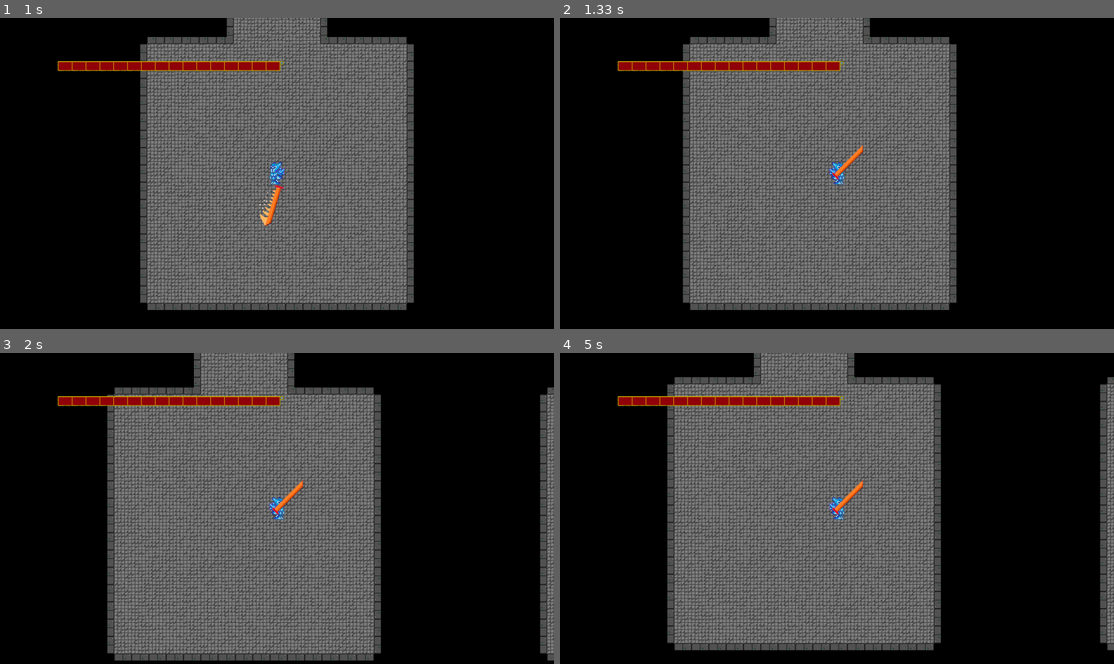
Above: before the commit, frames 1-4 (two rows, left to right).
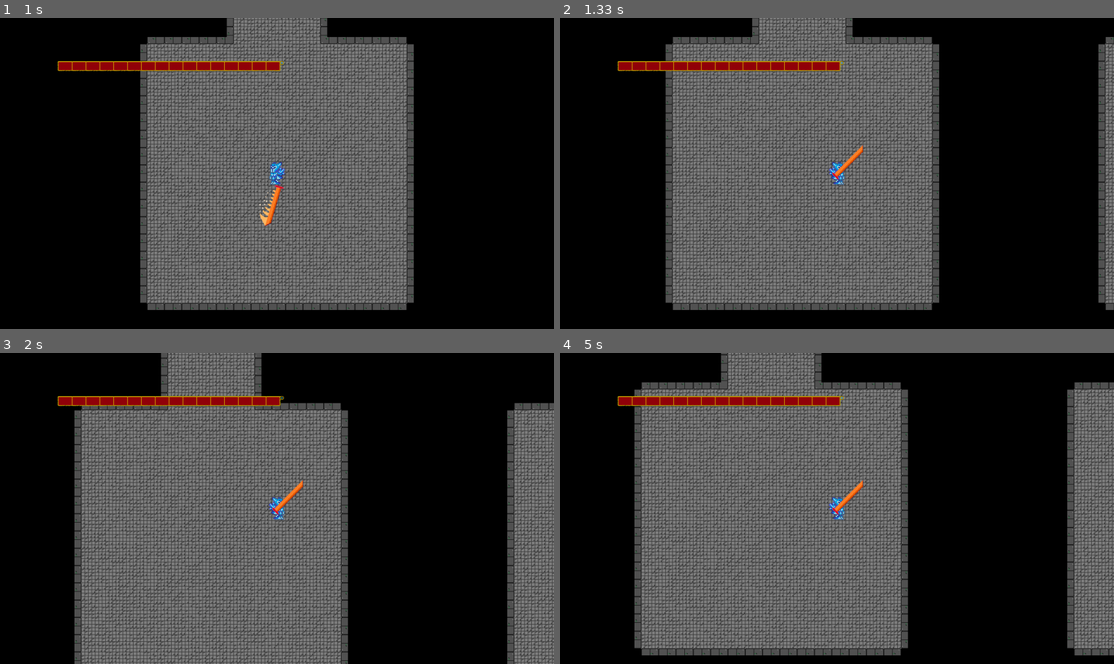
Above: after the commit, the same moments.

Repository: MayorThunder/pygame
Game: pygame game, started from PygameProject.py
The game is run twice, just before and just after one commit, with the same random seed, the same clock (stepped at 60 frames per second) and the same inputs.
Inputs (mouse positions are in pixels of both pictures, inside the frame that each line leads up to):
- Up to frame 1 (1 s): click (277, 139) at 0.38 s; click (254, 189) at 0.72 s
- Up to frame 2 (1.33 s): hold D from 1 s (still down); move the mouse to (1014, 164) at 1.03 s
- Up to frame 3 (2 s): release D at 1.47 s; hold W 1.5-1.8 s; hold D from 1.83 s (still down)
- Up to frame 4 (5 s): release D at 2.3 s; hold A 2.33-2.87 s; hold S 2.9-3.2 s; hold A 3.23-3.63 s; hold W 3.67-4.03 s; hold D 4.07-4.7 s; hold S from 4.73 s (still down)

Frame 1 is identical in both runs. In frame 2, 13% of the frame differs, in the area x 19-100%, y 0-94%; in frame 3, 42%, in the area x 13-100%, y 0-100%; in frame 4, 41%.

Commit message:
Добавлено: спрайт лечащего сердца, переход между уровнями а также второй уровень и несколько изменен первый

Diff:
--- a/PygameProject.py
+++ b/PygameProject.py
@@ -37,7 +37,7 @@
                "corridor_height": sizes["corridor"][1] // sizes["floor"][1],
                "corridor_width": sizes["corridor"][0] // sizes["floor"][1]}
 button_inf = {"w": 565, "h": 78, "x": 676, "y": [384, 535]}
-classes = {"warrior": {"speed": 180, "hp": 800, "protection": 0.5},
+classes = {"warrior": {"speed": 360, "hp": 800, "protection": 0.5},
            "mage": {"speed": 240, "hp": 600, "protection": 0.5},
            "ranger": {"speed": 300, "hp": 450, "protection": 0.5}}
 
@@ -85,13 +85,19 @@
 
 levels_size = {
     1: (7 * sizes["stand_room"][0] + 6 * sizes["corridor"][0] + spawn_const,
+        7 * sizes["stand_room"][1] + 6 * sizes["corridor"][0] + spawn_const),
+    2: (7 * sizes["stand_room"][0] + 6 * sizes["corridor"][0] + spawn_const,
         7 * sizes["stand_room"][1] + 6 * sizes["corridor"][0] + spawn_const)}
 
-levels = {1: {"size": (7, 7), "iters": [[2], [2, 2], [3, 4]]}}
+levels = {1: {"size": (7, 7), "iters": [[2], [2, 2], [3, 4]]}, 2: {"size": (7, 7), "iters": [[2, 2], [2, 3], [2, 3, 4]]}}
 
 enemiy_spawn = {1: {"close_combat":
                         {"standart":
-                             {"base_enemy": (3, 4)}}}}
+                             {"base_enemy": {2: (2, 3), 3: (3, 4)}}}},
+                2: {"close_combat":
+                        {"standart":
+                             {"base_enemy": {2: (3, 4), 3: (2, 3), 4: (5, 7)}}}}
+                }
 
 doors = {(0, -1): "hu", (-1, 0): "vl", (1, 0): "vr", (0, 1): "hd"}
 
@@ -187,7 +193,7 @@
         if not self.was and self.typer == "stand" and self.rect.colliderect(*player.inf().rect):
             self.was = True
             for k, v in enemiy_spawn[self.lvl]["close_combat"]["standart"].items():
-                for _ in range(randint(*v)):
+                for _ in range(randint(*v[self.num])):
                     print("...")
                     Close_Combat_Enemy(k, "close_combat", self.cx, self.cy, "stand_room", self.num, self.lvl)
 
@@ -283,6 +289,10 @@
             self.cur_hp -= real_dmg
             self.timer += 30
 
+    def transition(self, x, y):
+        self.wall_collidable_sprite.rect.x = x - self.rect.w // 2
+        self.wall_collidable_sprite.rect.y = y - self.rect.h // 2
+
     def kill(self):
         self.wall_collidable_sprite.kill()
         super().kill()
@@ -294,9 +304,19 @@
         self.image = sprite_images['portals'][port_type]
         k = self.image.get_rect()
         self.rect = pygame.Rect(x - k.w // 2, y - k.h // 2, k.w, k.h)
+        self.formrect = FormalRect(x - levels_size[1][0] // 2 - k.w // 2 + SX // 2 + spawn_const // 2,
+                                   y - levels_size[1][1] // 2 - k.h // 2 + SY // 2, k.w, k.h + spawn_const // 2)
 
     def check(self):
-        return player.inf().rect.colliderect(self.rect) and self.rect.collidepoint(pygame.mouse.get_pos())
+        return player.inf().rect.colliderect(self.rect) and self.formrect.rect.collidepoint(pygame.mouse.get_pos())
+
+    def apply(self, x, y):
+        self.formrect.rect.x -= x
+        self.formrect.rect.y -= y
+
+    def kill(self):
+        self.formrect.kill()
+        super().kill()
 
 
 class PlayerHealthBar():
@@ -362,7 +382,6 @@
         k = self.image.get_rect()
         dx = randint(-(sizes[spawn][0] - k.w) // 2, (sizes[spawn][0] - k.w) // 2)
         dy = (((sizes[spawn][0] - k.w) // 2) ** 2 - dx ** 2) ** 0.5
-        print(f"dx:{dx}, dy:{dy}, cx:{cx}, cy:{cy}, rect:{player.inf().rect}")
         dy = choice([dy, -dy])
         self.formspr = FormalRect(cx + dx, cy + dy, k.w, k.h)
         self.rect = k.move(cx + dx - player.inf().rect.x + SX // 2 - 50, cy + dy - player.inf().rect.y + SY // 2 - 50)
@@ -639,6 +658,8 @@
                             and button_inf["y"][0] <= event.pos[1] <= button_inf["y"][0] + button_inf["h"]):
                         screen.fill("black")
                         cur_lvl = 1
+                        screen_x = -levels_size[1][0] // 2 + SX // 2
+                        screen_y = -levels_size[1][1] // 2 + SY // 2
                         generate_level(cur_lvl)
                         fon_set = "game"
 
@@ -653,6 +674,9 @@
                     for portal in portals:
                         if portal.check():
                             cur_lvl += 1
+                            screen_x = -levels_size[cur_lvl][0] // 2 + SX // 2
+                            screen_y = -levels_size[cur_lvl][1] // 2 + SY // 2
+                            player.transition(levels_size[cur_lvl][0] // 2, levels_size[cur_lvl][0] // 2)
                             for i in transition_killable:
                                 i.kill()
                             screen_add.fill("black")
@@ -686,6 +710,8 @@
             for i in enemies:
                 i.apply(((classes[cur_class]["speed"] / fps) * dx if res[0] else 0),
                         ((classes[cur_class]["speed"] / fps) * dy if res[1] else 0))
+            for portal in portals:
+                portal.apply((classes[cur_class]["speed"] / fps) * dx, (classes[cur_class]["speed"] / fps) * dy)
             enemies.draw(screen)
             damage.apply()
         pygame.display.flip()
Binary file added: SpritesProject/Healing_heart.png
